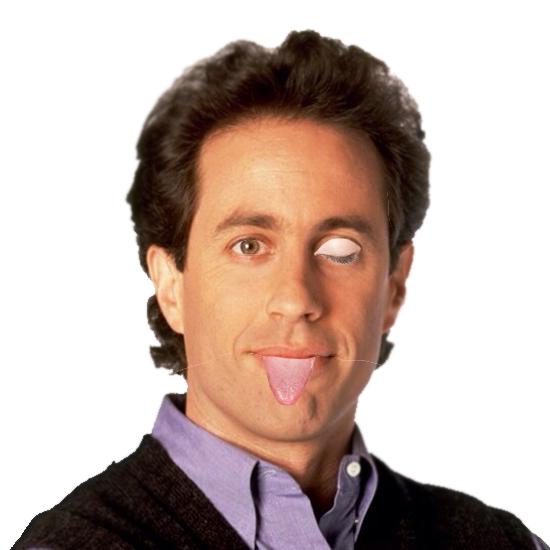
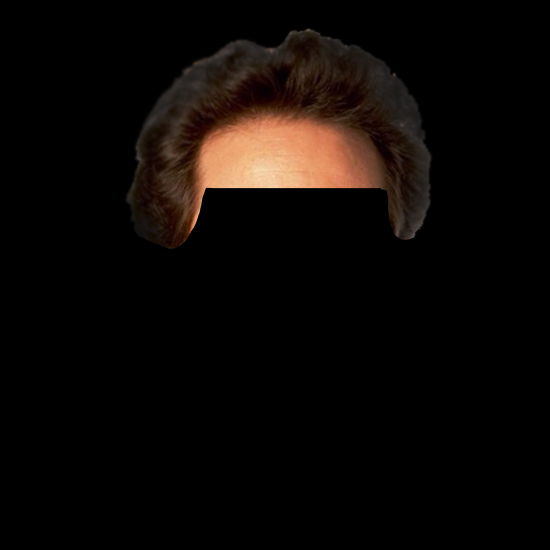
Two versions of the same layered image (550 x 550). Layer-by-layer changes:
moved "hair" above "forehead", painted on it over 123, 26, 435, 249
hid "righteyelid", painted on it over 310, 231, 370, 279
hid "right eye", moved it above "left eye", painted on it over 320, 239, 359, 256
hid "left eye", painted on it over 232, 240, 268, 255
hid "jerry abovemouth", painted on it over 122, 114, 417, 376
hid "tongue" over 239, 320, 321, 406
hid "jerry undermouth" over 9, 353, 550, 550
showed "Layer 1" over 0, 0, 550, 550
